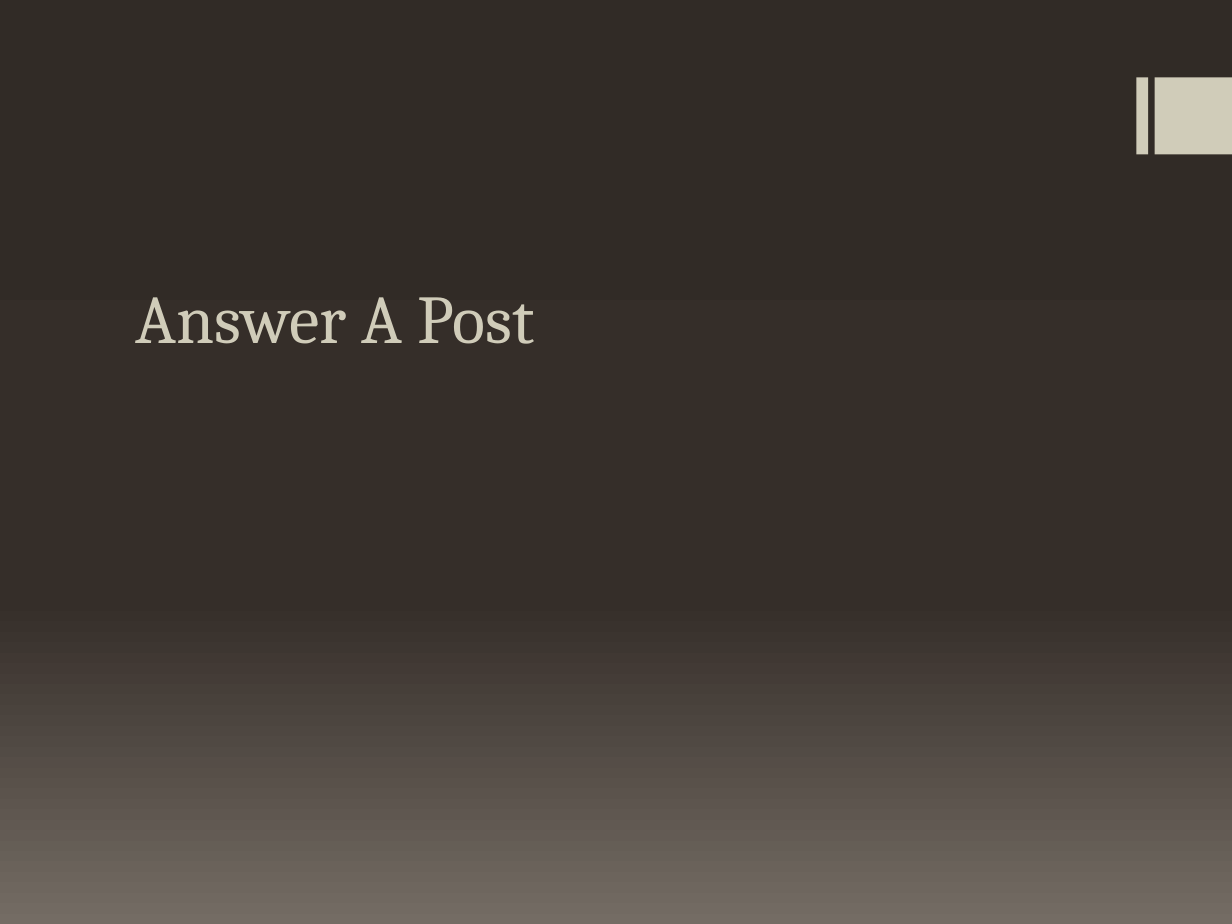
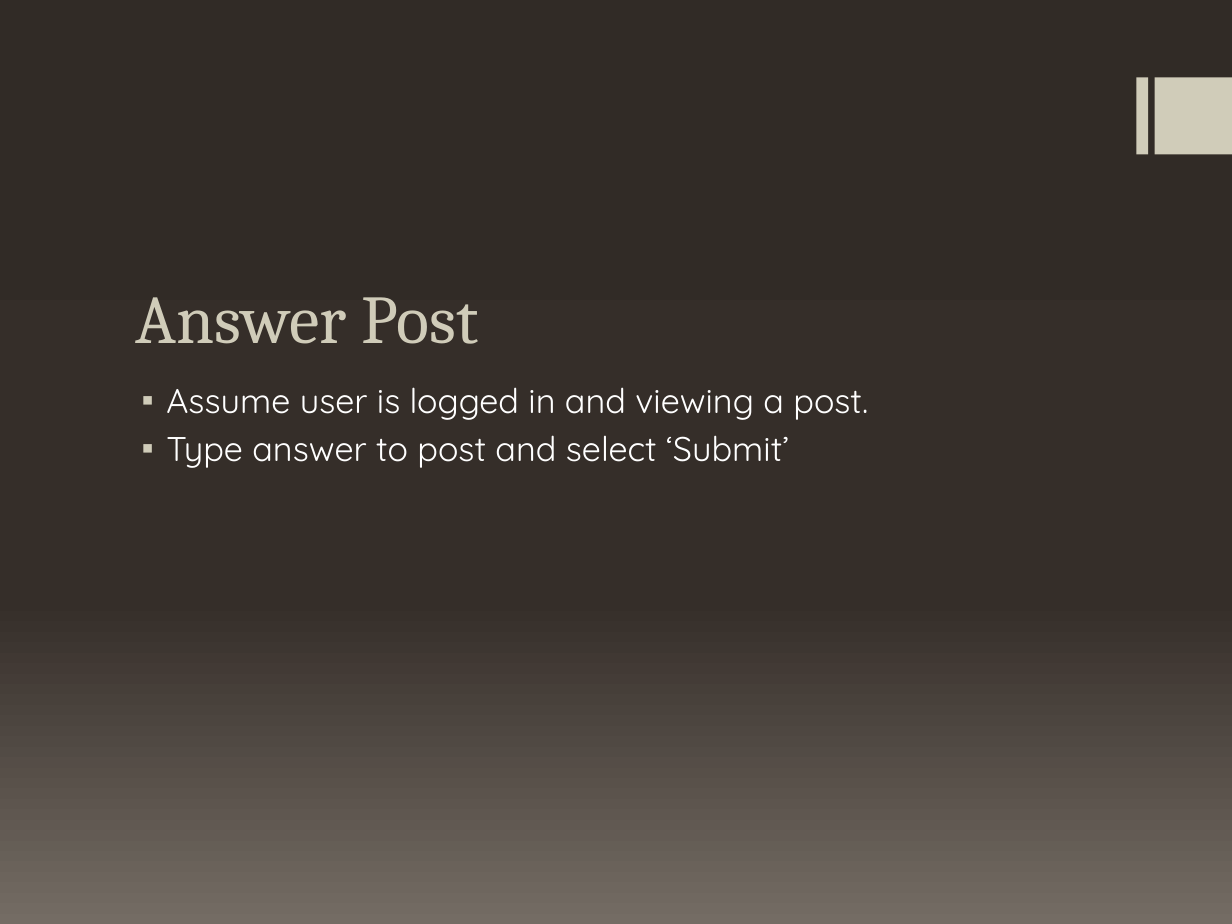
Before and after one commit to patrickbraud/CapstoneProject, a slide deck: slide 7 of Proposal/Prototype/Prototype – TTU CS Blog.pptx. Drawn at 1232x924 pixels with LibreOffice and Linux fonts; fonts in the diff are those of the drawing. Boxes give left, top, right and bottom in pixels: in the first picture for what was removed or moved away, otherwise in the second. Text is boxed around its words. In the diff, an @@ line names an element or a change of style, - is before the commit and + after.

```diff
--- a/Proposal/Prototype/Prototype – TTU CS Blog.pptx
+++ b/Proposal/Prototype/Prototype – TTU CS Blog.pptx
@@ title at [136, 297, 479, 344]: text changed @@
-Answer A Post
+Answer Post
@@ text added at [166, 387, 868, 468], 20 pt, text #FFFFFF @@
+▪ Assume user is logged in and viewing a post.
+▪ Type answer to post and select ‘Submit’
```
Also in this commit, not shown: 5 other slides changed.
